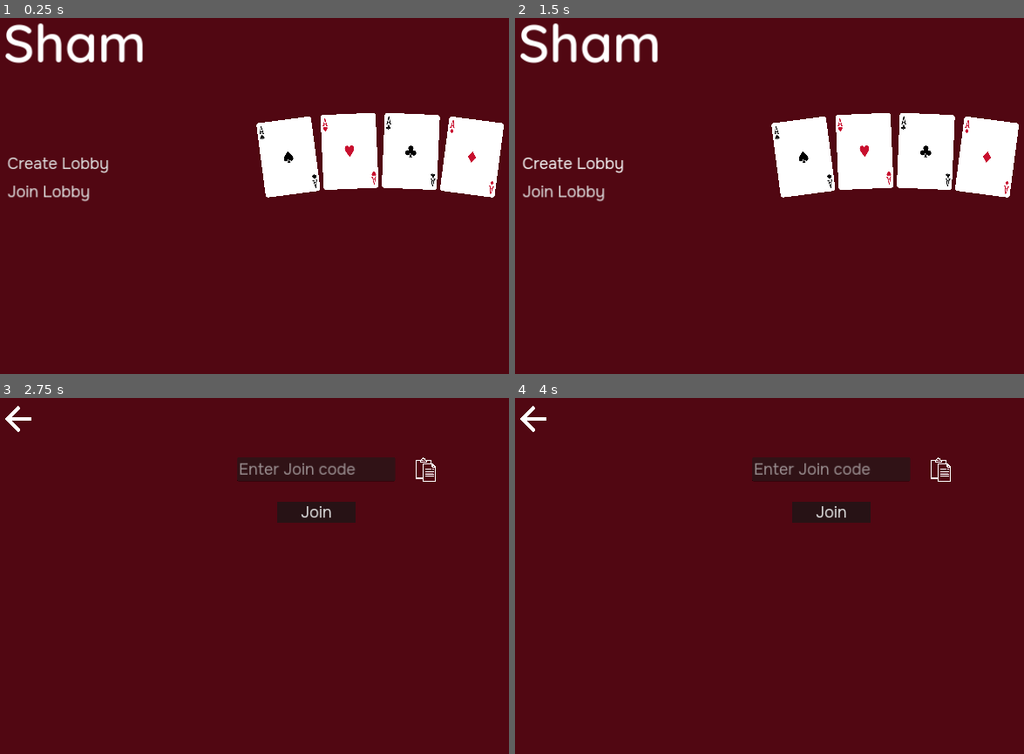
Above: before the commit, frames 1-4 (two rows, left to right).
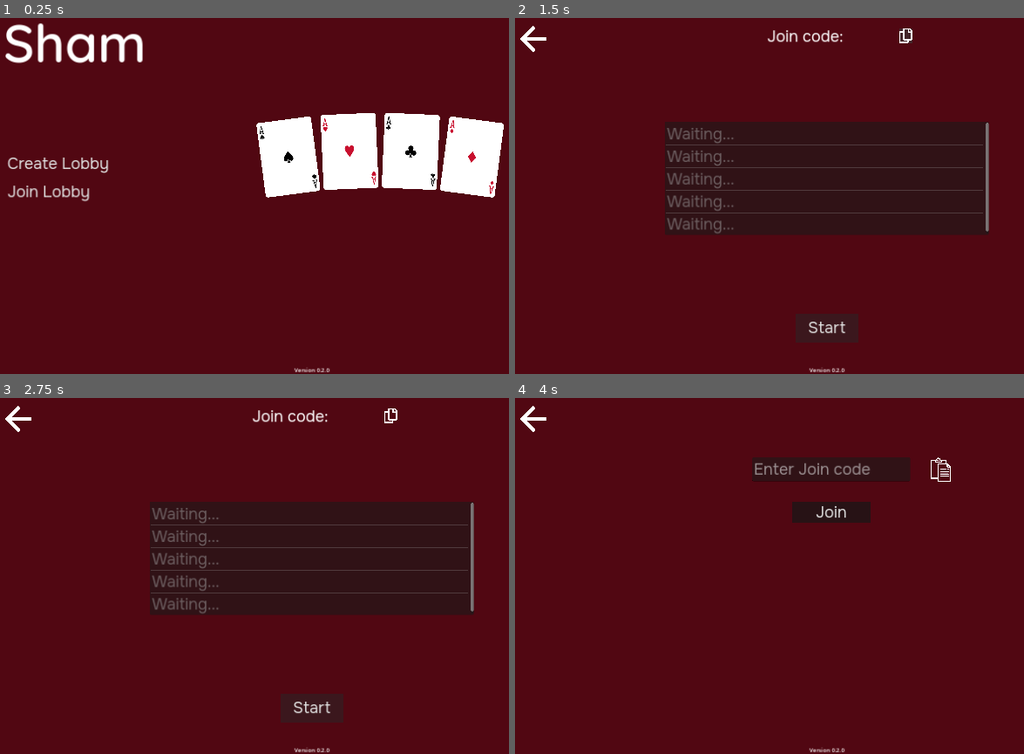
Above: after the commit, the same moments.

Repository: sanujs/cheat-game
Game: Godot game, scene res://scenes/title_screen.tscn
The game is run twice, just before and just after one commit, with the same random seed, the same clock (stepped at 60 frames per second) and the same inputs. This scene is started directly instead of the project's main scene.
Inputs (mouse positions are in pixels of both pictures, inside the frame that each line leads up to):
- Up to frame 1 (0.25 s): no input
- Up to frame 2 (1.5 s): click "Create Lobby" at 0.5 s; click (906, 35) at 1.27 s
- Up to frame 3 (2.75 s): click (61, 572) at 2 s, where only the run before the commit has a clickable "Join Lobby"
- Up to frame 4 (4 s): click (530, 419) at 2.75 s; click "Join Lobby" at 3.5 s

The runs differ from the first frame. In frame 1, less than 0.1% of the frame differs, in the area x 57-65%, y 98-100%; in frame 2, 24%, in the area x 1-99%, y 1-100%; in frame 3, 22%; in frame 4, less than 0.1%.

Commit message:
Global websocket singleton, new lobby screen, and separate background scene

Diff:
--- a/client/cheat/globals.gd
+++ b/client/cheat/globals.gd
@@ -1,3 +1,5 @@
 extends Node
 
 var join_code: String = ""
+var uuid: String = ""
+var player_uuids: Array = []
--- /dev/null
+++ b/client/cheat/lobby_screen.gd
@@ -0,0 +1,49 @@
+extends Control
+
+class_name LobbyScreen
+
+@onready var joinCodeLbl = $JoinCode
+@onready var playerList = $PlayerList
+
+func _ready() -> void:
+	# Connect to lobby
+	var data = {}
+	if Globals.join_code != "":
+		data = {"type": "init", "join": Globals.join_code}
+	else:
+		data = {"type": "init"}
+	print(data)
+	WebSocket.connect_to_server()
+	await get_tree().create_timer(5).timeout
+	WebSocket.send(data)
+
+	WebSocket.message_received.connect(_on_message_received)
+
+func _on_back_pressed() -> void:
+	get_tree().change_scene_to_file("res://scenes/title_screen.tscn")
+
+func _on_message_received(json_recv: Dictionary) -> void:
+	print(json_recv)
+	match json_recv["type"]:
+		"init":
+			Globals.uuid = json_recv["uuid"]
+			Globals.join_code = json_recv["join"]
+			joinCodeLbl.set_text("Join Code: " + Globals.join_code)
+		"players":
+			# Update player list when a new player joins
+			Globals.player_uuids = json_recv["players"]
+			for i in range(Globals.player_uuids.size()):
+				playerList.set_item_text(i, Globals.player_uuids[i])
+		"start":
+			var data = {"type": "start"}
+			WebSocket.send(data)
+			print("Game has been started")
+
+
+func _on_start_pressed() -> void:
+	var data = {"type": "start"}
+	WebSocket.send(data)
+
+
+func _on_copy_join_code_pressed() -> void:
+	DisplayServer.clipboard_set(Globals.join_code)
--- a/client/cheat/project.godot
+++ b/client/cheat/project.godot
@@ -17,6 +17,8 @@
 [autoload]
 
 Globals="*res://globals.gd"
+Background="*res://scenes/background.tscn"
+WebSocket="*res://websocket_client.gd"
 
 [display]
 
--- a/client/cheat/scenes/background.tscn
+++ b/client/cheat/scenes/background.tscn
@@ -7,10 +7,26 @@
 anchor_bottom = 1.0
 grow_horizontal = 2
 grow_vertical = 2
+mouse_filter = 2
 
 [node name="BackgroundColor" type="ColorRect" parent="."]
 show_behind_parent = true
+layout_mode = 0
 offset_right = 1981.0
 offset_bottom = 1080.0
 mouse_filter = 2
 color = Color(0.318375, 0.0276087, 0.0695862, 1)
+
+[node name="Version" type="Label" parent="."]
+layout_mode = 1
+anchors_preset = 7
+anchor_left = 0.5
+anchor_top = 1.0
+anchor_right = 0.5
+anchor_bottom = 1.0
+offset_left = -49.5
+offset_top = -23.0
+offset_right = 49.5
+grow_horizontal = 2
+grow_vertical = 0
+text = "Version 0.2.0"
--- a/client/cheat/scenes/join_screen.gd
+++ b/client/cheat/scenes/join_screen.gd
@@ -5,6 +5,7 @@
 
 func submit() -> void:
 	Globals.join_code = join_input.get_text().strip_edges()
+	get_tree().change_scene_to_file("res://scenes/lobby_screen.tscn")
 
 func _on_back_pressed() -> void:
 	get_tree().change_scene_to_file("res://scenes/title_screen.tscn")
--- a/client/cheat/scenes/join_screen.tscn
+++ b/client/cheat/scenes/join_screen.tscn
@@ -1,8 +1,7 @@
-[gd_scene load_steps=8 format=3 uid="uid://w0rry21wctdo"]
+[gd_scene load_steps=7 format=3 uid="uid://w0rry21wctdo"]
 
 [ext_resource type="Script" path="res://scenes/join_screen.gd" id="1_lh0o5"]
 [ext_resource type="Theme" uid="uid://d1fhtyedr8xvc" path="res://themes/main_theme.tres" id="1_vgv23"]
-[ext_resource type="PackedScene" uid="uid://b05vf676xxuke" path="res://scenes/background.tscn" id="2_msaxu"]
 [ext_resource type="Texture2D" uid="uid://bagjtqkqm0rpy" path="res://assets/back_arrow.svg" id="2_ok7s5"]
 [ext_resource type="Theme" uid="uid://b1rxna748pd04" path="res://themes/icon_button.tres" id="3_huyin"]
 [ext_resource type="Texture2D" uid="uid://1tvnv2o8m6uu" path="res://assets/paste.svg" id="6_awn67"]
@@ -18,10 +17,6 @@
 grow_horizontal = 2
 grow_vertical = 2
 script = ExtResource("1_lh0o5")
-
-[node name="Background" parent="." instance=ExtResource("2_msaxu")]
-layout_mode = 1
-metadata/_edit_lock_ = true
 
 [node name="JoinInput" type="LineEdit" parent="."]
 layout_mode = 0
--- a/client/cheat/scenes/lobby_screen.tscn
+++ b/client/cheat/scenes/lobby_screen.tscn
@@ -1,6 +1,13 @@
-[gd_scene load_steps=2 format=3 uid="uid://c3vdu0f81n6pn"]
+[gd_scene load_steps=7 format=3 uid="uid://c3vdu0f81n6pn"]
 
-[ext_resource type="PackedScene" uid="uid://b05vf676xxuke" path="res://scenes/background.tscn" id="1_urnum"]
+[ext_resource type="Script" path="res://lobby_screen.gd" id="1_f8q0q"]
+[ext_resource type="Theme" uid="uid://d1fhtyedr8xvc" path="res://themes/main_theme.tres" id="2_5t3m2"]
+[ext_resource type="Texture2D" uid="uid://bs4i73cdnq0gi" path="res://assets/copy_icon_white.svg" id="4_ql501"]
+[ext_resource type="Theme" uid="uid://b1rxna748pd04" path="res://themes/icon_button.tres" id="5_eldui"]
+[ext_resource type="Texture2D" uid="uid://bagjtqkqm0rpy" path="res://assets/back_arrow.svg" id="6_hym2j"]
+
+[sub_resource type="StyleBoxFlat" id="StyleBoxFlat_lcbds"]
+bg_color = Color(0.152941, 0.152941, 0.152941, 0.517647)
 
 [node name="LobbyScreen" type="Control"]
 layout_mode = 3
@@ -9,6 +16,90 @@
 anchor_bottom = 1.0
 grow_horizontal = 2
 grow_vertical = 2
+script = ExtResource("1_f8q0q")
 
-[node name="Background" parent="." instance=ExtResource("1_urnum")]
+[node name="PlayerList" type="ItemList" parent="."]
 layout_mode = 1
+anchors_preset = 8
+anchor_left = 0.5
+anchor_top = 0.5
+anchor_right = 0.5
+anchor_bottom = 0.5
+offset_left = -460.0
+offset_top = -177.0
+offset_right = 461.0
+offset_bottom = 145.0
+grow_horizontal = 2
+grow_vertical = 2
+theme = ExtResource("2_5t3m2")
+item_count = 5
+item_0/text = "Waiting..."
+item_0/selectable = false
+item_0/disabled = true
+item_1/text = "Waiting..."
+item_1/selectable = false
+item_1/disabled = true
+item_2/text = "Waiting..."
+item_2/selectable = false
+item_2/disabled = true
+item_3/text = "Waiting..."
+item_3/selectable = false
+item_3/disabled = true
+item_4/text = "Waiting..."
+item_4/selectable = false
+item_4/disabled = true
+
+[node name="JoinCode" type="Label" parent="."]
+layout_mode = 1
+anchors_preset = 5
+anchor_left = 0.5
+anchor_right = 0.5
+offset_left = -169.5
+offset_top = 92.0
+offset_right = 59.5
+offset_bottom = 150.0
+grow_horizontal = 2
+theme = ExtResource("2_5t3m2")
+text = "Join code: "
+
+[node name="CopyJoinCode" type="Button" parent="."]
+layout_mode = 0
+offset_left = 1196.0
+offset_top = 98.0
+offset_right = 1652.0
+offset_bottom = 618.0
+scale = Vector2(0.084, 0.084)
+theme = ExtResource("2_5t3m2")
+icon = ExtResource("4_ql501")
+
+[node name="Back" type="Button" parent="."]
+layout_mode = 0
+offset_left = 120.0
+offset_top = 92.0
+offset_right = 516.0
+offset_bottom = 492.0
+scale = Vector2(0.185, 0.185)
+theme = ExtResource("5_eldui")
+icon = ExtResource("6_hym2j")
+icon_alignment = 1
+
+[node name="Start" type="Button" parent="."]
+layout_mode = 1
+anchors_preset = 7
+anchor_left = 0.5
+anchor_top = 1.0
+anchor_right = 0.5
+anchor_bottom = 1.0
+offset_left = -89.0
+offset_top = -172.0
+offset_right = 90.0
+offset_bottom = -90.0
+grow_horizontal = 2
+grow_vertical = 0
+theme = ExtResource("2_5t3m2")
+theme_override_styles/normal = SubResource("StyleBoxFlat_lcbds")
+text = "Start"
+
+[connection signal="pressed" from="CopyJoinCode" to="." method="_on_copy_join_code_pressed"]
+[connection signal="pressed" from="Back" to="." method="_on_back_pressed"]
+[connection signal="pressed" from="Start" to="." method="_on_start_pressed"]
--- a/client/cheat/scenes/title_screen.tscn
+++ b/client/cheat/scenes/title_screen.tscn
@@ -1,8 +1,7 @@
-[gd_scene load_steps=7 format=3 uid="uid://c6ncoaqxokmpx"]
+[gd_scene load_steps=6 format=3 uid="uid://c6ncoaqxokmpx"]
 
 [ext_resource type="Script" path="res://title_screen.gd" id="1_y7o3b"]
 [ext_resource type="Theme" uid="uid://d1fhtyedr8xvc" path="res://themes/main_theme.tres" id="2_0ngnq"]
-[ext_resource type="PackedScene" uid="uid://b05vf676xxuke" path="res://scenes/background.tscn" id="3_ojmkx"]
 [ext_resource type="FontFile" uid="uid://d017b5exh2gi0" path="res://fonts/Quicksand-SemiBold.ttf" id="3_q8i5a"]
 [ext_resource type="PackedScene" uid="uid://n8vfd3ncsak" path="res://scenes/hand.tscn" id="4_a02u5"]
 [ext_resource type="PackedScene" uid="uid://ci06c270f0q8a" path="res://scenes/card/card.tscn" id="5_qowsr"]
@@ -13,9 +12,6 @@
 script = ExtResource("1_y7o3b")
 card_scene = ExtResource("5_qowsr")
 metadata/_edit_lock_ = true
-
-[node name="Background" parent="." instance=ExtResource("3_ojmkx")]
-layout_mode = 1
 
 [node name="VBoxContainer" type="VBoxContainer" parent="."]
 layout_mode = 0
@@ -50,4 +46,5 @@
 [node name="Hand" parent="." instance=ExtResource("4_a02u5")]
 position = Vector2(1185, 2446)
 
+[connection signal="pressed" from="VBoxContainer/Create" to="." method="_on_create_pressed"]
 [connection signal="pressed" from="VBoxContainer/Join" to="." method="_on_join_pressed"]
--- a/client/cheat/themes/main_theme.tres
+++ b/client/cheat/themes/main_theme.tres
@@ -8,8 +8,12 @@
 
 [resource]
 Button/font_sizes/font_size = 45
-Button/fonts/font = ExtResource("1_tvkel")
+Button/fonts/font = ExtResource("1_45wap")
 Button/styles/focus = SubResource("StyleBoxEmpty_kh5ox")
 Button/styles/normal = SubResource("StyleBoxEmpty_362es")
+ItemList/font_sizes/font_size = 45
+ItemList/fonts/font = ExtResource("1_45wap")
+Label/font_sizes/font_size = 45
+Label/fonts/font = ExtResource("1_45wap")
 LineEdit/font_sizes/font_size = 45
-LineEdit/fonts/font = ExtResource("1_tvkel")
+LineEdit/fonts/font = ExtResource("1_45wap")
--- a/client/cheat/title_screen.gd
+++ b/client/cheat/title_screen.gd
@@ -22,3 +22,7 @@
 
 func _on_join_pressed() -> void:
 	get_tree().change_scene_to_file("res://scenes/join_screen.tscn")
+
+
+func _on_create_pressed() -> void:
+	get_tree().change_scene_to_file("res://scenes/lobby_screen.tscn")
--- a/client/cheat/websocket_client.gd
+++ b/client/cheat/websocket_client.gd
@@ -1,8 +1,9 @@
 class_name WebSocketClient
+
 extends Node
 
 @export var websocket_url = "wss://cheat-server.sudokusos.com"
-#@export var websocket_url = "wss://localhost:8001/"
+#@export var websocket_url = "ws://localhost:8001/"
 
 var socket = WebSocketPeer.new()
 var connected = false
@@ -32,13 +33,13 @@
 		#var code = socket.get_close_code()
 		#var reason = socket.get_close_reason()
 		#print("WebSocket closed with code: %d, reason %s. Clean: %s" % [code, reason, code != -1])
-		#set_process(false) # Stop processing.
+		#disconnect_from_server()
 	else:
 		print(state)
 
 func send(data: Variant) -> int:
 	while socket.get_ready_state() == WebSocketPeer.STATE_CONNECTING:
-		await get_tree().create_timer(2).timeout
+		await get_tree().create_timer(1).timeout
 	return socket.send_text(JSON.stringify(data))
 
 func connect_to_server() -> void:
@@ -46,8 +47,11 @@
 	print(err)
 	if err != OK:
 		print("Unable to connect")
-		set_process(false)
+		disconnect_from_server()
 	else:
 		connected = true
-		# Wait for the socket to connect.
-		await get_tree().create_timer(5).timeout
+
+func disconnect_from_server() -> void:
+	socket.close()
+	set_process(false)
+	print("Disconnected from server")
Not shown: 1 places in client/cheat/themes/main_theme.tres that only renumber resources
